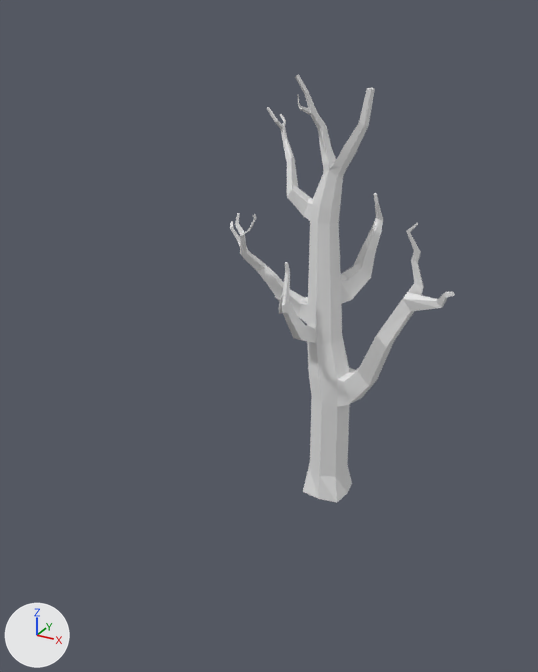
What one commit did to the Blender file LowPoly_Asset_Blend/D_Tree_small.blend.
The view is the same before and after, from a camera (50 mm lens) standing at (9.31, -20.57, 14.48) and looking at (0.68, -4.89, 6.64). Every picture has the same lights, and +X, +Y and +Z are marked at lower left.

Before the edit, the objects in view are built like this:
```python
me_cube_001 = bpy.data.meshes.new('Cube.001')
me_cube_001.from_pydata(...)  # 494 vertices, 492 faces; spans x -1.76..3.37, y -2.52..0.6, z -0.29..9.22
me_cube_003 = bpy.data.meshes.new('Cube.003')
me_cube_003.from_pydata(...)  # 512 vertices, 502 faces; spans x -355.0..333.0, y -82.0..1562.0, z -349.0..336.0
# faces by material slot: [162, 340]
me_cube_003.materials.append(mat_gold_leaf)  # picture img_gold_leaf_texture_whole_2048_png
me_cube_003.materials.append(mat_material_002)  # white #e7e7e7
ob_tall_tree_trunk = bpy.data.objects.new('Tall_tree_trunk', me_cube_003)
ob_tall_tree_trunk.location = (0.0, -8.77, 0.0)
ob_tall_tree_trunk.rotation_euler = (1.571, 0.0, 0.0)  # degrees (90, 0, 0)
ob_tall_tree_trunk.scale = (0.00622, 0.00622, 0.00622)
ob_tall_tree_trunk.hide_set(True)
ob_tree = bpy.data.objects.new('tree', me_cube_001)
ob_tree.location = (0.0, 0.0, 0.0)
ob_tree.scale = (1.39, 1.39, 1.39)
```
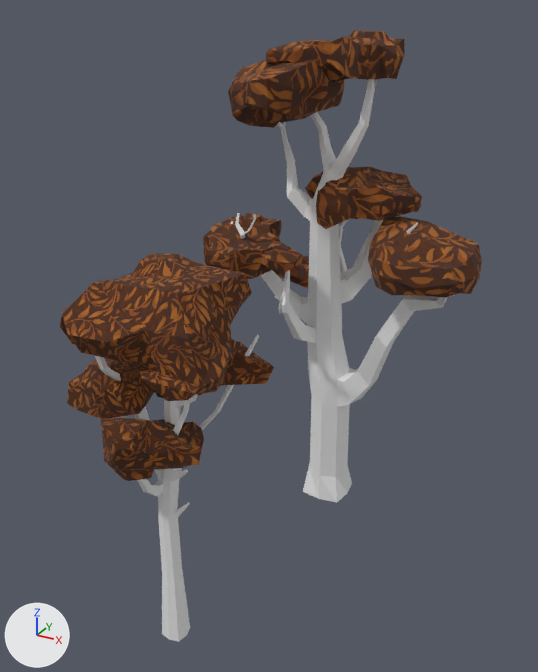
Pixel boxes (x1, y1, x2, y2) of what changed, in the pictures (538 x 672 px):
'tree', reshaped (24% wider, 10% taller): before (230, 74, 455, 503); after (203, 30, 482, 503)
'Tall_tree_trunk', shown (brown): after (60, 253, 274, 642)
part 1 of me_cube_001, added (brown): after (203, 213, 302, 279)
part 2 of me_cube_001, added (brown): after (266, 30, 405, 82)
part 3 of me_cube_001, added (brown): after (305, 167, 422, 229)
part 4 of me_cube_001, added (brown): after (368, 216, 482, 298)
part 5 of me_cube_001, added (brown): after (228, 60, 344, 128)
part 6 of me_cube_001, added (brown): after (273, 256, 341, 287)
part 7 of me_cube_001, built on: before (307, 87, 374, 380); after (307, 79, 377, 380)
part 8 of me_cube_001, surface changed: (230, 89, 454, 384) in both

Diff of the bpy script that builds the scene:
```diff
--- a/LowPoly_Asset_Blend/D_Tree_small.blend.py
+++ b/LowPoly_Asset_Blend/D_Tree_small.blend.py
@@ mat_material @@
+mat_material = principled_material('Material')
+mat_material.base_color = (0.8, 0.8, 0.8)  # white #e7e7e7
@@ me_cube_001 @@
 # used by ob_tree; location = (0.0, 0.0, 0.0); scale = (1.39, 1.39, 1.39)
-me_cube_001.from_pydata(...)  # 494 vertices, 492 faces; spans x -1.76..3.37, y -2.52..0.6, z -0.29..9.22
+me_cube_001.from_pydata(...)  # 1210 vertices, 1196 faces; spans x -2.25..3.73, y -2.64..1.12, z -0.29..10.03
+# me_cube_001 part 1: a new loose piece of 128 vertices spanning x -2.25..0.25, y -2.64..-0.07, z 5.21..6.2, in mat_gold_leaf (picture img_gold_leaf_texture_whole_2048_png)
+# me_cube_001 part 2: a new loose piece of 128 vertices spanning x -0.84..1.96, y -1.83..0.36, z 9.05..10.03, in mat_gold_leaf (picture img_gold_leaf_texture_whole_2048_png)
+# me_cube_001 part 3: a new loose piece of 96 vertices spanning x -0.45..2.02, y -1.45..1.12, z 6.14..7.37, in mat_gold_leaf (picture img_gold_leaf_texture_whole_2048_png)
+# me_cube_001 part 4: a new loose piece of 76 vertices spanning x 1.29..3.73, y -2.23..1.05, z 5.09..6.44, in mat_gold_leaf (picture img_gold_leaf_texture_whole_2048_png)
+# me_cube_001 part 5: a new loose piece of 76 vertices spanning x -1.77..0.48, y -2.44..0.86, z 8.2..9.55, in mat_gold_leaf (picture img_gold_leaf_texture_whole_2048_png)
+# me_cube_001 part 6: a new loose piece of 56 vertices spanning x -1.15..0.27, y -0.72..0.5, z 4.63..5.26, in mat_gold_leaf (picture img_gold_leaf_texture_whole_2048_png)
+# me_cube_001 part 7
+# 12 faces are deleted
+# 156 vertices are added at x -0.46..1.27, y -1.22..0.69, z 3.06..9.43
+# 168 new faces join them, mat_material (white #e7e7e7)
+# me_cube_001 part 8: 480 kept faces spanning x -1.76..3.37, y -2.52..0.6, z -0.29..9.22 get new texture (UV) coordinates
+me_cube_001.materials.append(mat_gold_leaf)  # picture img_gold_leaf_texture_whole_2048_png
+me_cube_001.materials.append(mat_material)  # white #e7e7e7
@@ ob_tall_tree_trunk @@
 ob_tall_tree_trunk.scale = (0.00622, 0.00622, 0.00622)
-ob_tall_tree_trunk.hide_set(True)
```
